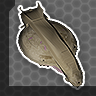
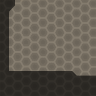
Two versions of the same layered image (96 x 96). Layer-by-layer changes:
hid group "Roles" (2 layers) over box(74, 34, 95, 73)
hid group "Equipment" (9 layers) over box(3, 4, 94, 71)
hid group "Weaponry" (4 layers) over box(1, 75, 77, 94)
hid "Foreground Vehicles" over box(0, 0, 96, 96)
showed "Foreground Bit" over box(0, 0, 96, 96)
hid "Avenger", moved it into group "Aero" over box(18, 2, 83, 88)
hid group "Mechs" (76 layers) over box(0, 3, 96, 96)
added layer "SJ" (overlay, 60%) in group "Backgrounds" over box(0, 0, 96, 96)